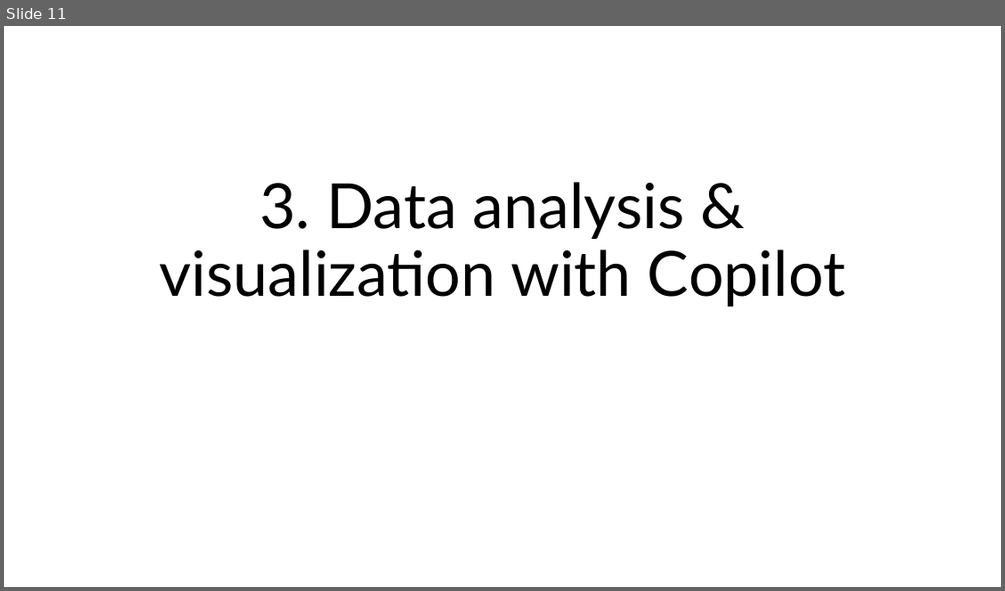
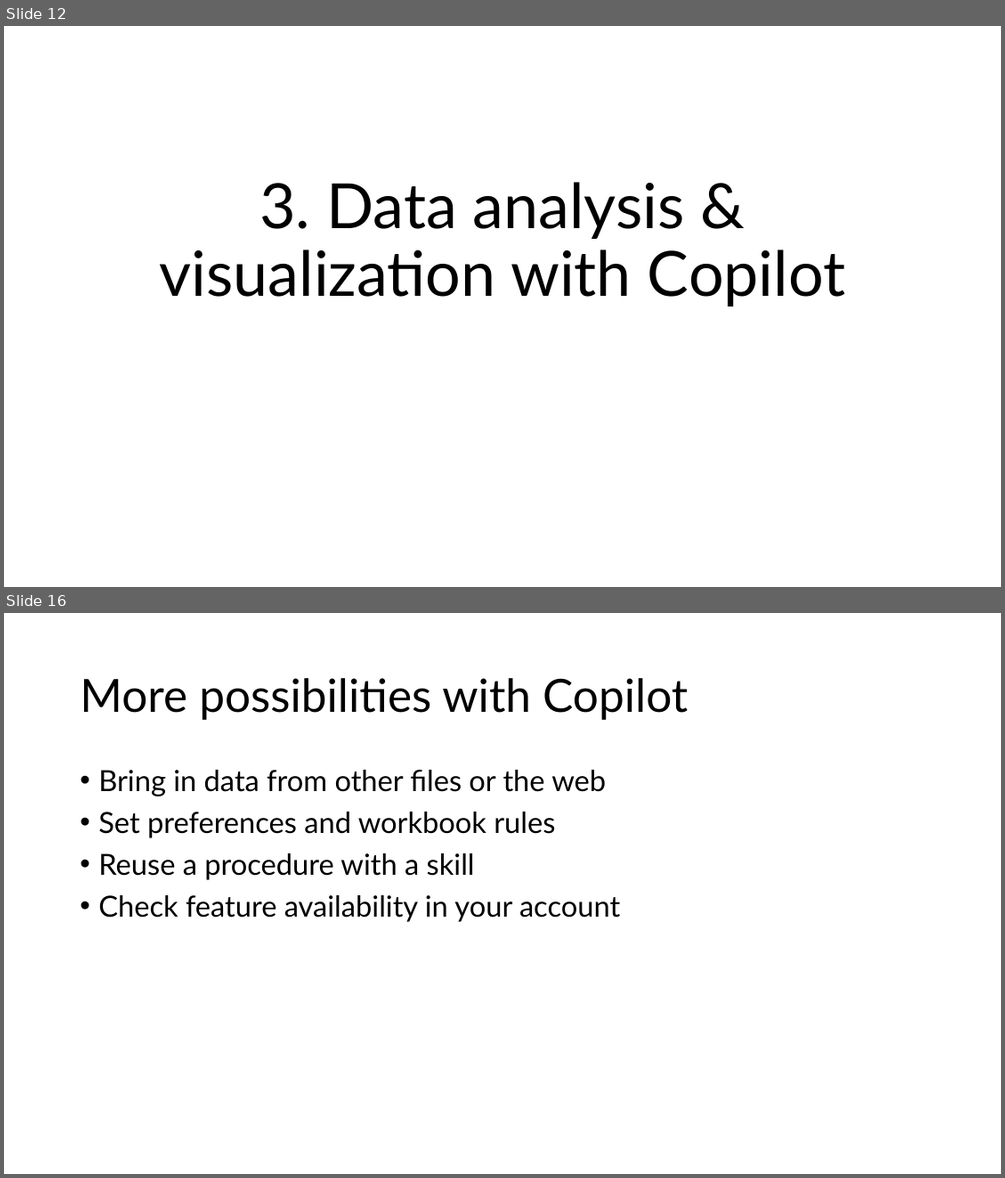
Before and after one commit to stringfestdata/complianceiq-intro-to-copilot-in-excel, a slide deck: complianceiq-intro-to-copilot-in-excel.pptx. Shown one above the other, each under a label of ours: slide 11 before the commit, slides 12 and 16 after it; the slides between them are not shown. The pictures are 1005x591 and 1005x1178 pixels, drawn with LibreOffice and Linux fonts; fonts in the diff are those of the drawing. Boxes give left, top, right and bottom in pixels: in the first picture for what was removed or moved away, otherwise in the second. Text is boxed around its words. In the diff, an @@ line names an element or a change of style, - is before the commit and + after.

```diff
--- a/complianceiq-intro-to-copilot-in-excel.pptx
+++ b/complianceiq-intro-to-copilot-in-excel.pptx
@@ slide 16 added at (4,613,1001,1174), background #FFFFFF @@
@@ title added at (80,678,688,720), 44 pt, text #000000 @@
+More possibilities with Copilot
@@ text added at (98,770,620,922), 28 pt, text #000000 @@
+• Bring in data from other files or the web
+• Set preferences and workbook rules
+• Reuse a procedure with a skill
+• Check feature availability in your account
@@ what was slide 11 is now slide 12 @@
```
Also in this commit, not shown: 7 slides changed, 4 other slides added, 2 slides removed, 6 other files.
